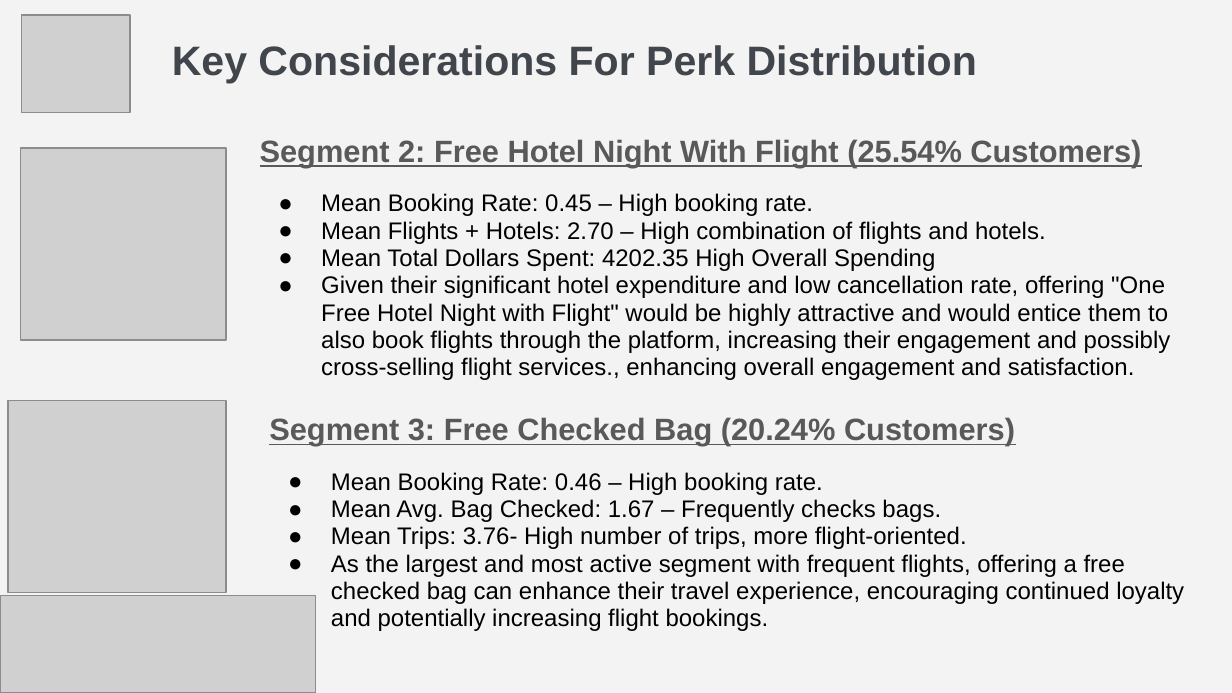
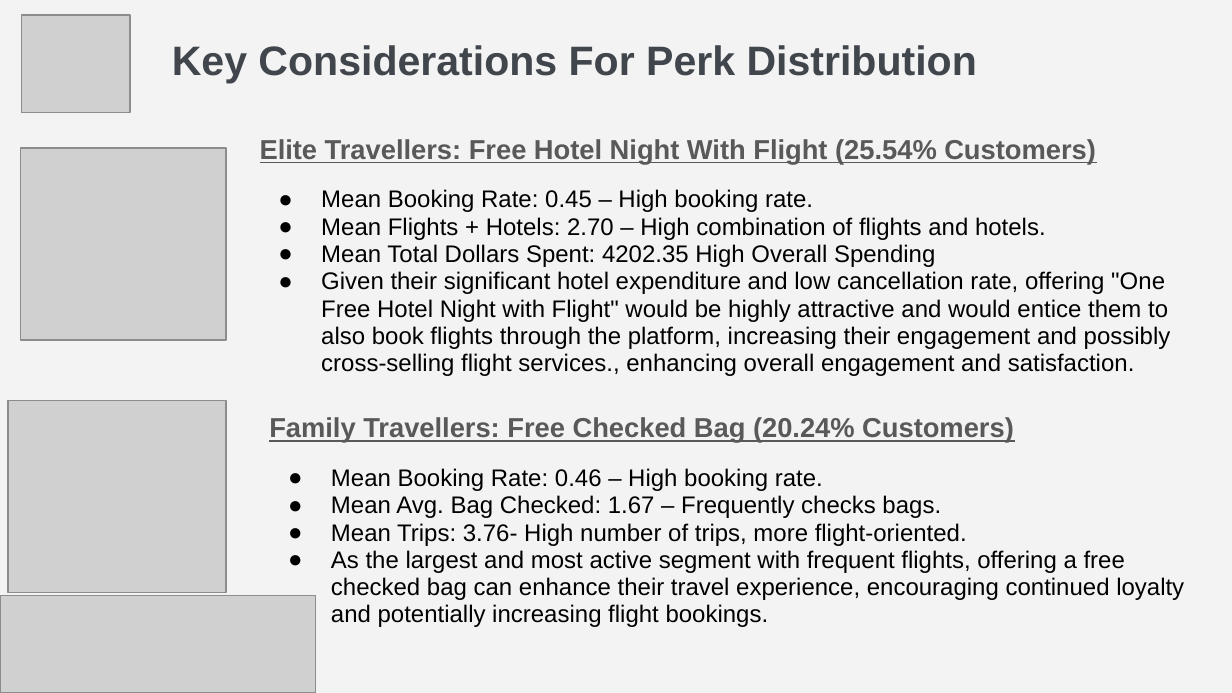
Before and after one commit to LeelaYathapu/TravelTide-Rewards-Program, a slide deck: slide 7 of TravelTide Loyalty Program Presentation.pptx. Drawn at 1232x693 pixels with LibreOffice and Linux fonts; fonts in the diff are those of the drawing; grey boxes stand for pictures. Boxes give left, top, right and bottom in pixels: in the first picture for what was removed or moved away, otherwise in the second. Text is boxed around its words. In the diff, an @@ line names an element or a change of style, - is before the commit and + after.

```diff
--- a/TravelTide Loyalty Program Presentation.pptx
+++ b/TravelTide Loyalty Program Presentation.pptx
@@ text at (x1=260, y1=139, x2=1096, y2=165): text changed; size 18 to 16 pt @@
-Segment 2: Free Hotel Night With Flight (25.54% Customers)
+Elite Travellers: Free Hotel Night With Flight (25.54% Customers)
@@ text at (x1=269, y1=417, x2=1014, y2=443): text changed; size 18 to 16 pt @@
-Segment 3: Free Checked Bag (20.24% Customers)
+Family Travellers: Free Checked Bag (20.24% Customers)
```
Also in this commit, not shown: 3 other slides changed, 1 other file.
